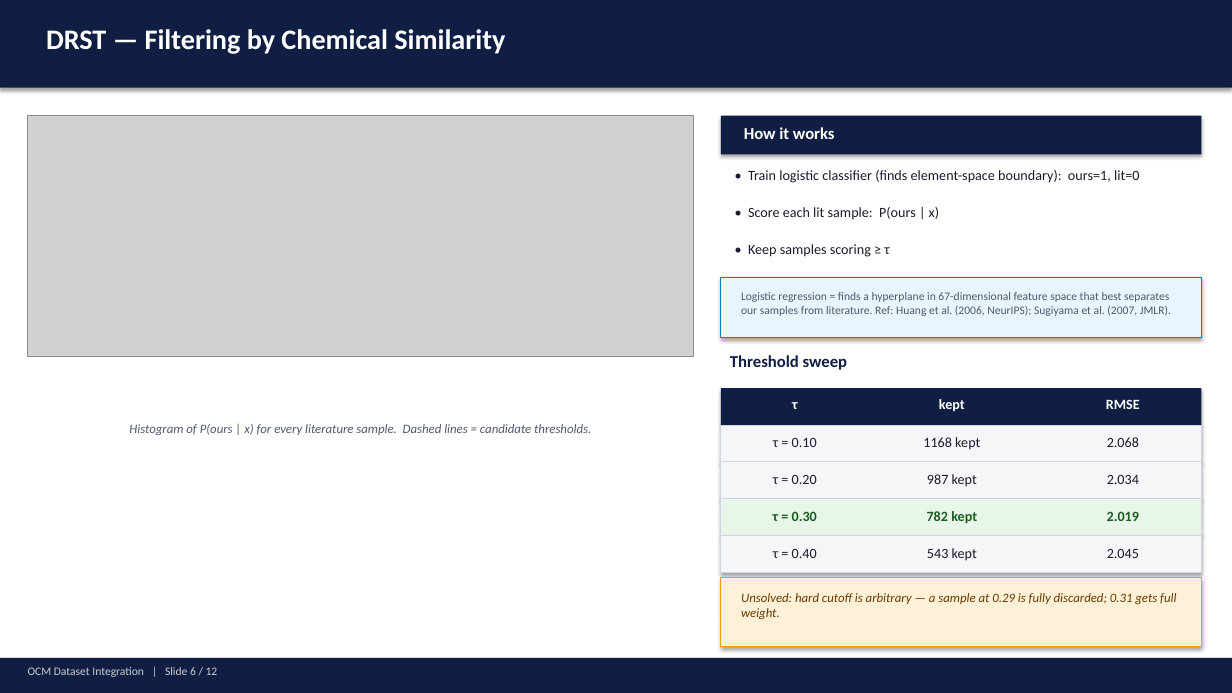
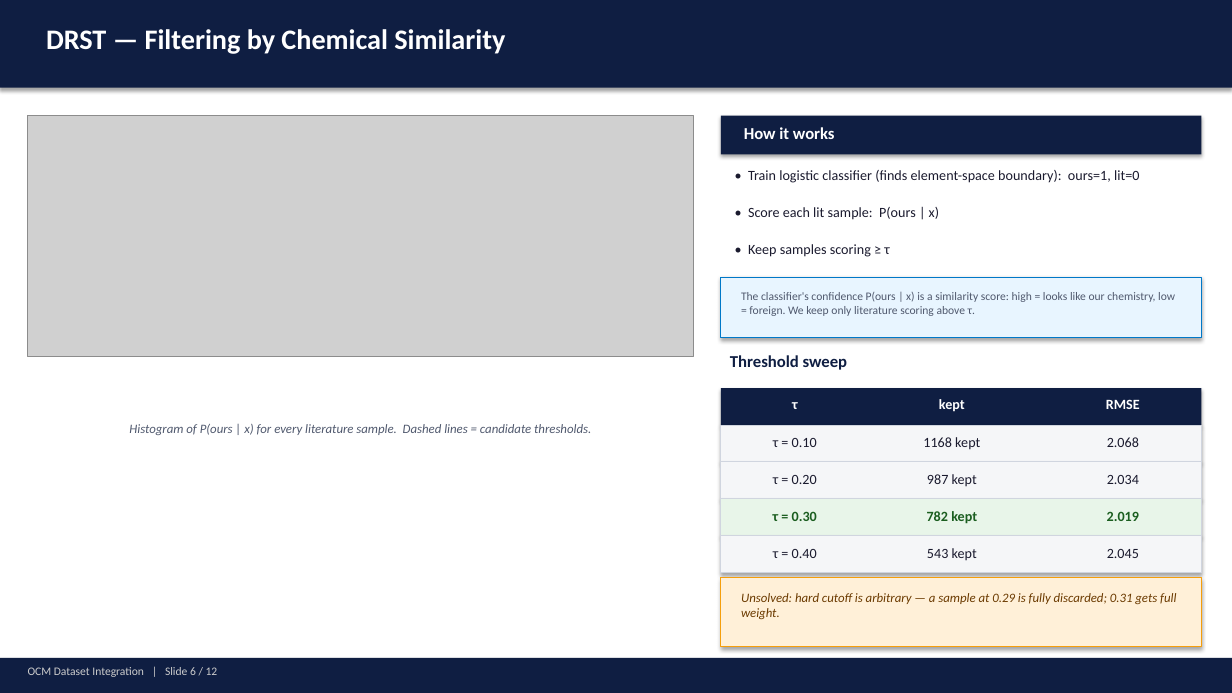
Before and after one commit to ParthN9i4/OCM-Dataset-JAIST, a slide deck: slide 6 of ocm_presentation.pptx. Drawn at 1232x693 pixels with LibreOffice and Linux fonts; fonts in the diff are those of the drawing; grey boxes stand for pictures. Boxes give left, top, right and bottom in pixels: in the first picture for what was removed or moved away, otherwise in the second. Text is boxed around its words. In the diff, an @@ line names an element or a change of style, - is before the commit and + after.

```diff
--- a/ocm_presentation.pptx
+++ b/ocm_presentation.pptx
@@ text at [741, 292, 1175, 316]: text changed @@
-Logistic regression = finds a hyperplane in 67-dimensional feature space that best separates our samples from literature. Ref: Huang et al. (2006, NeurIPS); Sugiyama et al. (2007, JMLR).
+The classifier's confidence P(ours | x) is a similarity score: high = looks like our chemistry, low = foreign. We keep only literature scoring above τ.
```
Also in this commit, not shown: 5 other slides changed, 1 slide added, 1 slide removed, 4 other files.
